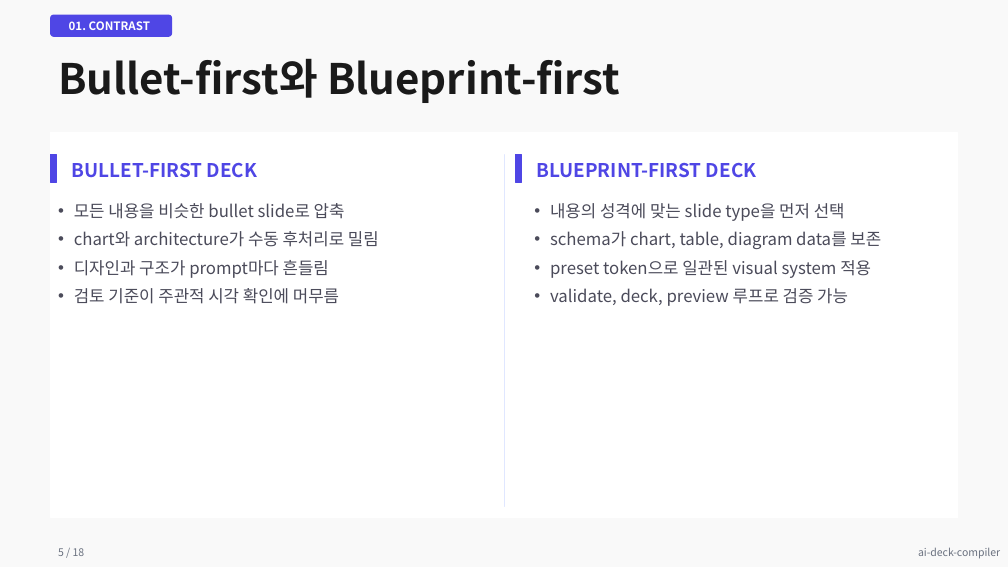
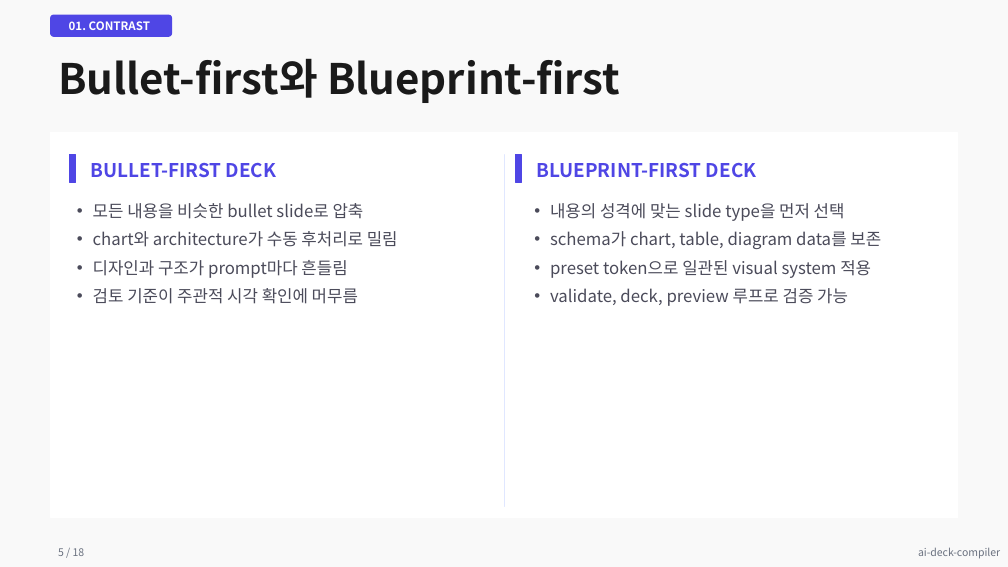
Before and after one commit to kyungseo/ai-deck-compiler, a slide deck: slide 5 of examples/results/showcase-modern-light.pptx. Drawn at 1008x567 pixels with LibreOffice and Linux fonts; fonts in the diff are those of the drawing. Boxes give left, top, right and bottom in pixels: in the first picture for what was removed or moved away, otherwise in the second. Text is boxed around its words. In the diff, an @@ line names an element or a change of style, - is before the commit and + after.

```diff
--- a/examples/results/showcase-modern-light.pptx
+++ b/examples/results/showcase-modern-light.pptx
@@ rectangle: place and size @@
-rectangle at (51,155,57,182)
+rectangle at (70,155,76,182)
@@ text "BULLET-FIRST DECK": place and size @@
-text "BULLET-FIRST DECK" at (72,163,257,178)
+text "BULLET-FIRST DECK" at (91,163,276,178)
@@ text "모든 내용을 비슷한 bullet slide로 ...": place and size @@
-text "모든 내용을 비슷한 bullet slide로 ..." at (74,203,379,304)
+text "모든 내용을 비슷한 bullet slide로 ..." at (93,203,398,304)
```
Also in this commit, not shown: 11 other slides changed, 20 other files.
